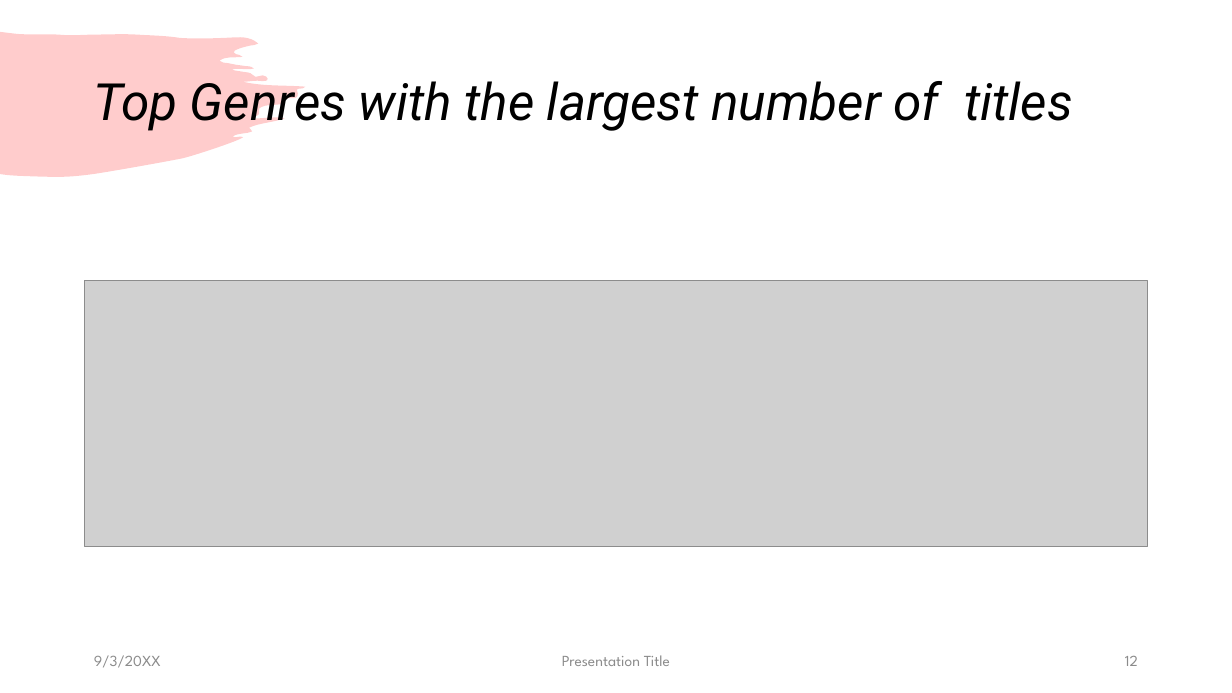
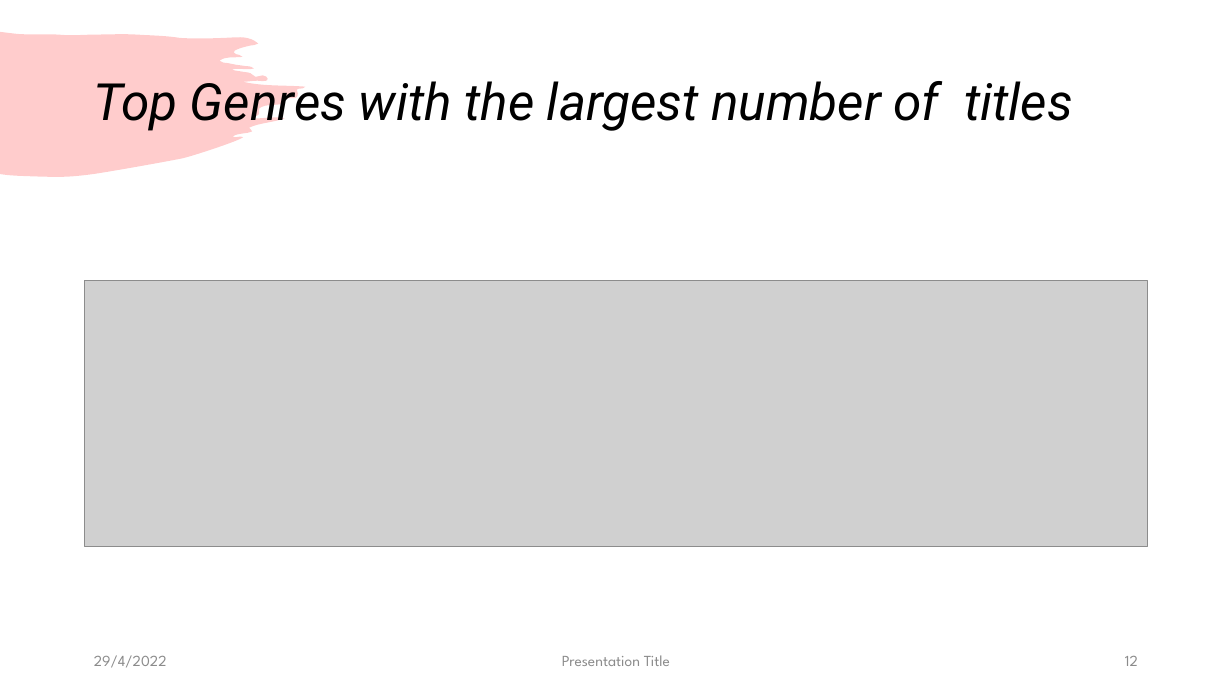
Before and after one commit to Kevinle76/NetFlix, a slide deck: slide 12 of Project_1.pptx. Drawn at 1232x693 pixels with LibreOffice and Linux fonts; fonts in the diff are those of the drawing; grey boxes stand for pictures. Boxes give left, top, right and bottom in pixels: in the first picture for what was removed or moved away, otherwise in the second. Text is boxed around its words. In the diff, an @@ line names an element or a change of style, - is before the commit and + after.

```diff
--- a/Project_1.pptx
+++ b/Project_1.pptx
@@ text at bbox=[94, 655, 167, 668]: text changed @@
-9/3/20XX
+29/4/2022
```
Also in this commit, not shown: 5 other slides changed, 1 slide added.
